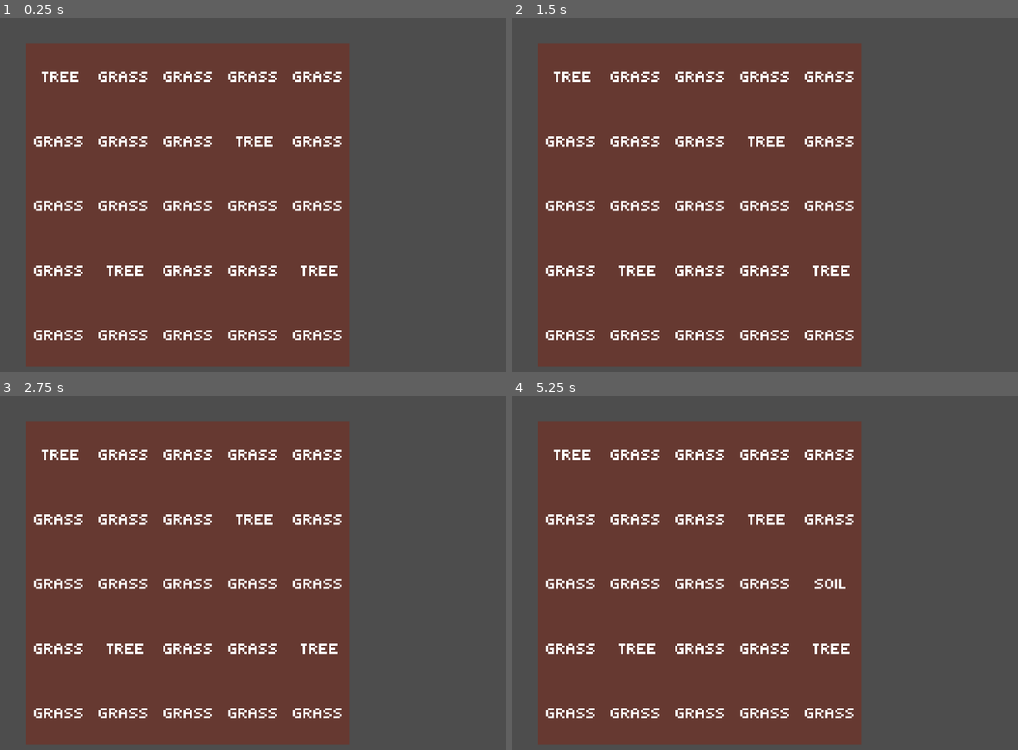
Above: before the commit, frames 1-4 (two rows, left to right).
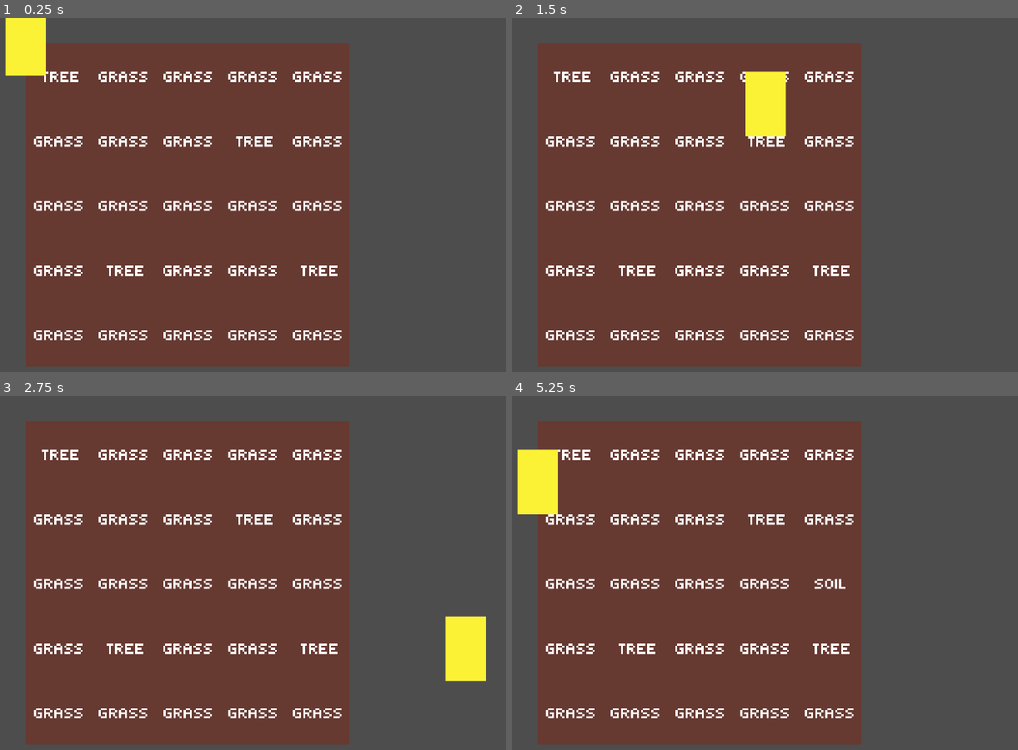
Above: after the commit, the same moments.

Repository: mikusaq/grub-n-grow
Game: Godot game, scene res://scenes/game.tscn
Same seed, same stepped clock (60 frames per second), same inputs: the game is played once before the commit and once after it.
Inputs (mouse positions are in pixels of both pictures, inside the frame that each line leads up to):
- Up to frame 1 (0.25 s): no input
- Up to frame 2 (1.5 s): tap Enter at 0.5 s; move the mouse to (947, 187) at 0.52 s; hold D (right, bound only after the commit) 0.53-1.28 s; hold 1 (1) 0.53-1.28 s; tap 2 (2) at 0.8, 1.35 s; move the mouse to (668, 223) at 1.27 s; hold S (down, bound only after the commit) from 1.28 s (still down)
- Up to frame 3 (2.75 s): tap 3 (3) at 1.55 s; move the mouse to (354, 502) at 2.02 s; release S (down, bound only after the commit) at 2.03 s; hold D (right, bound only after the commit) from 2.03 s (still down); hold 3 (3) from 2.03 s (still down); tap 1 (1) at 2.3 s
- Up to frame 4 (5.25 s): move the mouse to (770, 657) at 2.77 s; release D (right, bound only after the commit) at 2.78 s; release 3 (3) at 2.78 s; hold W (up, bound only after the commit) 2.78-3.53 s; tap 1 (1) at 2.85, 4.55 s; tap 2 (2) at 3.05 s; move the mouse to (1002, 640) at 3.52 s; hold 2 (2) 3.53-4.28 s; hold A (left, bound only after the commit) 3.53-5.03 s; tap 3 (3) at 3.8, 4.35 s; move the mouse to (603, 526) at 4.27 s; move the mouse to (835, 583) at 5.02 s; press the mouse at (835, 583) at 5.03 s; hold S (down, bound only after the commit) from 5.03 s (still down)

The runs differ from the first frame. In frame 1, 1.3% of the frame differs, in the area x 0-10%, y 0-17%; in frame 2, 1.5%; in frame 3, 1.5%, in the area x 87-97%, y 62-81%; in frame 4, 1.5%.

Commit message:
Add player with basic controls

Diff:
--- a/project.godot
+++ b/project.godot
@@ -42,6 +42,26 @@
 "events": [Object(InputEventKey,"resource_local_to_scene":false,"resource_name":"","device":-1,"window_id":0,"alt_press …(192 unchanged characters)…
 ]
 }
+up={
+"deadzone": 0.5,
+"events": [Object(InputEventKey,"resource_local_to_scene":false,"resource_name":"","device":-1,"window_id":0,"alt_pressed":false,"shift_pressed":false,"ctrl_pressed":false,"meta_pressed":false,"pressed":false,"keycode":0,"physical_keycode":87,"key_label":0,"unicode":119,"location":0,"echo":false,"script":null)
+]
+}
+left={
+"deadzone": 0.5,
+"events": [Object(InputEventKey,"resource_local_to_scene":false,"resource_name":"","device":-1,"window_id":0,"alt_pressed":false,"shift_pressed":false,"ctrl_pressed":false,"meta_pressed":false,"pressed":false,"keycode":0,"physical_keycode":65,"key_label":0,"unicode":97,"location":0,"echo":false,"script":null)
+]
+}
+down={
+"deadzone": 0.5,
+"events": [Object(InputEventKey,"resource_local_to_scene":false,"resource_name":"","device":-1,"window_id":0,"alt_pressed":false,"shift_pressed":false,"ctrl_pressed":false,"meta_pressed":false,"pressed":false,"keycode":0,"physical_keycode":83,"key_label":0,"unicode":115,"location":0,"echo":false,"script":null)
+]
+}
+right={
+"deadzone": 0.5,
+"events": [Object(InputEventKey,"resource_local_to_scene":false,"resource_name":"","device":-1,"window_id":0,"alt_pressed":false,"shift_pressed":false,"ctrl_pressed":false,"meta_pressed":false,"pressed":false,"keycode":0,"physical_keycode":68,"key_label":0,"unicode":100,"location":0,"echo":false,"script":null)
+]
+}
 
 [rendering]
 
--- a/scenes/game.tscn
+++ b/scenes/game.tscn
@@ -1,11 +1,14 @@
-[gd_scene load_steps=2 format=3 uid="uid://ock54d8bs2a2"]
+[gd_scene load_steps=3 format=3 uid="uid://ock54d8bs2a2"]
 
 [ext_resource type="PackedScene" uid="uid://dg7o4qlnmdeoi" path="res://scenes/world.tscn" id="1_llcn5"]
+[ext_resource type="PackedScene" uid="uid://c4ris3ar6yw73" path="res://scenes/player.tscn" id="2_vd225"]
 
 [node name="Game" type="Node2D"]
 
 [node name="World" parent="." instance=ExtResource("1_llcn5")]
 
+[node name="Player" parent="." instance=ExtResource("2_vd225")]
+
 [node name="Camera2D" type="Camera2D" parent="."]
 rotation = -0.785398
 offset = Vector2(130, 80)
--- /dev/null
+++ b/scenes/player.tscn
@@ -0,0 +1,16 @@
+[gd_scene load_steps=4 format=3 uid="uid://c4ris3ar6yw73"]
+
+[ext_resource type="Script" path="res://scripts/player.gd" id="1_4ccw0"]
+[ext_resource type="Texture2D" uid="uid://vfrqwhcvquo3" path="res://assets/player_placeholder.png" id="1_ftq63"]
+
+[sub_resource type="RectangleShape2D" id="RectangleShape2D_mciqs"]
+size = Vector2(20, 32)
+
+[node name="Player" type="CharacterBody2D"]
+script = ExtResource("1_4ccw0")
+
+[node name="Sprite2D" type="Sprite2D" parent="."]
+texture = ExtResource("1_ftq63")
+
+[node name="CollisionShape2D" type="CollisionShape2D" parent="."]
+shape = SubResource("RectangleShape2D_mciqs")
--- /dev/null
+++ b/scripts/player.gd
@@ -0,0 +1,10 @@
+extends CharacterBody2D
+
+
+@export var speed = 150
+
+
+func _physics_process(delta: float) -> void:
+	var input_direction = Input.get_vector("left", "right", "up", "down")
+	velocity = input_direction * speed
+	move_and_slide()
Binary file added: assets/player_placeholder.png
Not shown, added: assets/player_placeholder.png.import
